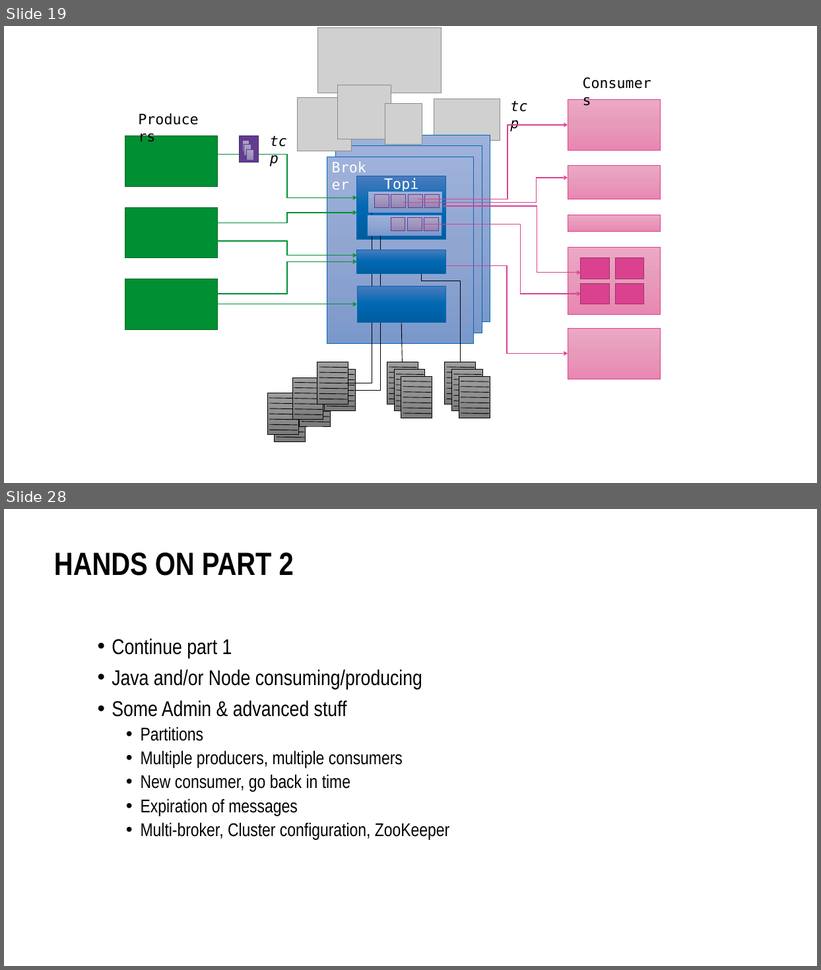
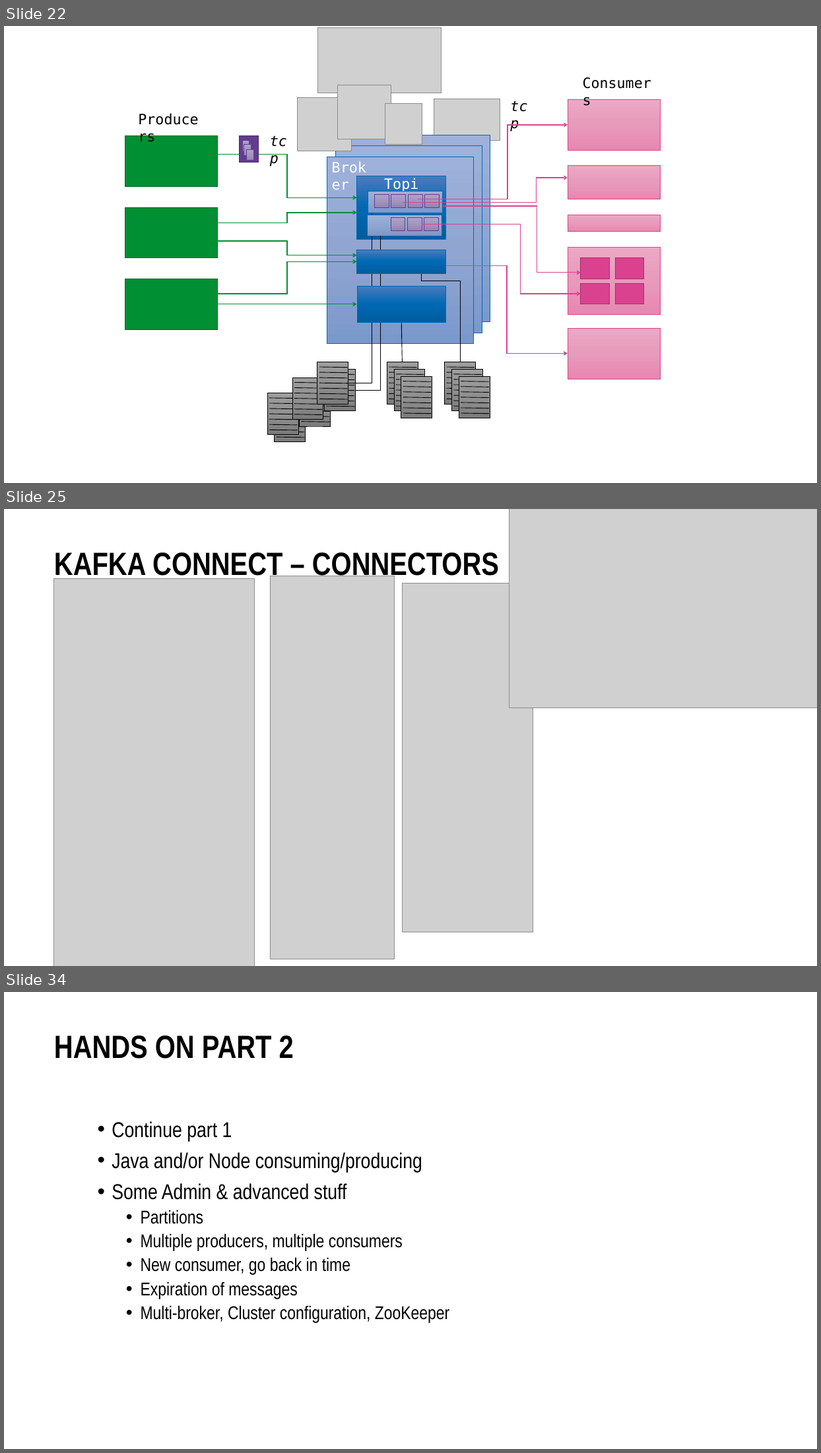
Before and after one commit to MaartenSmeets/kafka-workshop, a slide deck: Kafka_SIG_09feb2017.pptx. Shown one above the other, each under a label of ours: slides 19 and 28 before the commit, slides 22, 25 and 34 after it; the slides between them are not shown. The pictures are 821x970 and 821x1453 pixels, drawn with LibreOffice and Linux fonts; fonts in the diff are those of the drawing; grey boxes stand for pictures; background and template pictures are left out. Boxes give left, top, right and bottom in pixels: in the first picture for what was removed or moved away, otherwise in the second. Text is boxed around its words. In the diff, an @@ line names an element or a change of style, - is before the commit and + after.

Commit message:
Adding slides on under the hood details (consuming, producing, partitioning, cluster). ecosystem - connect, streams, confluent
Still TODO:
some architecture

```diff
--- a/Kafka_SIG_09feb2017.pptx
+++ b/Kafka_SIG_09feb2017.pptx
@@ slide 25 added at <box>4,509,817,966</box>, background #FFFFFF @@
@@ picture added at <box>509,509,817,708</box> @@
@@ title added at <box>54,553,499,582</box>, 54 pt, text #000000, bold @@
+KAFKA CONNECT – CONNECTORS
@@ picture added at <box>54,578,254,966</box> @@
@@ picture added at <box>270,576,394,959</box> @@
@@ picture added at <box>403,584,533,933</box> @@
@@ what was slide 19 is now slide 22 @@
@@ what was slide 28 is now slide 34 @@
```
Also in this commit, not shown: 7 slides changed, 8 other slides added, 3 slides removed.
